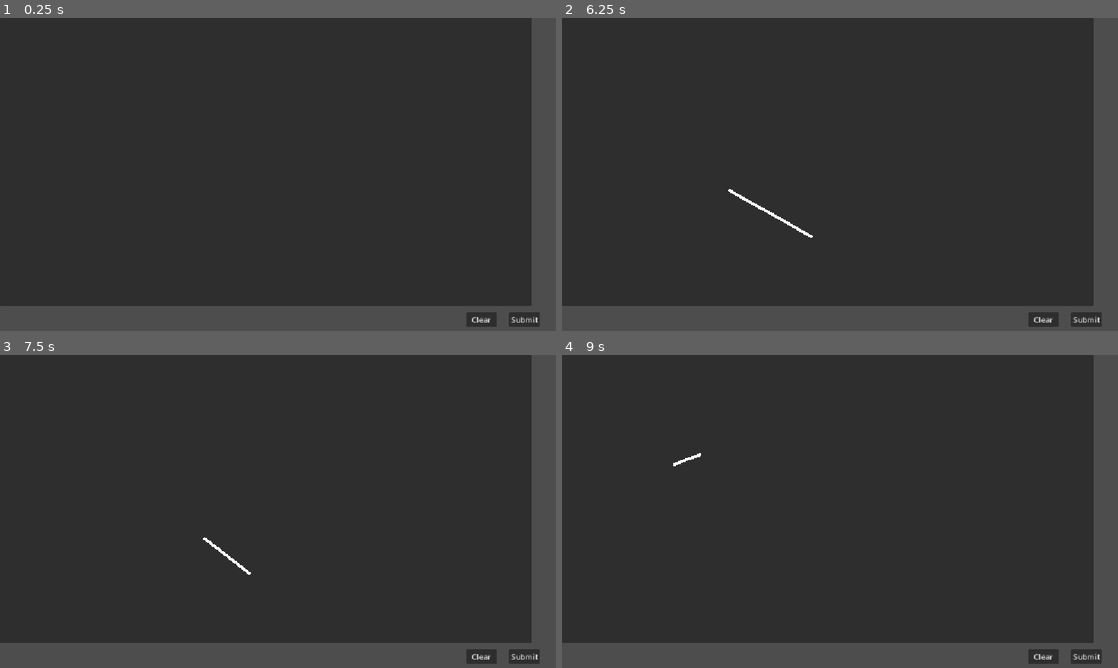
Above: before the commit, frames 1-4 (two rows, left to right).
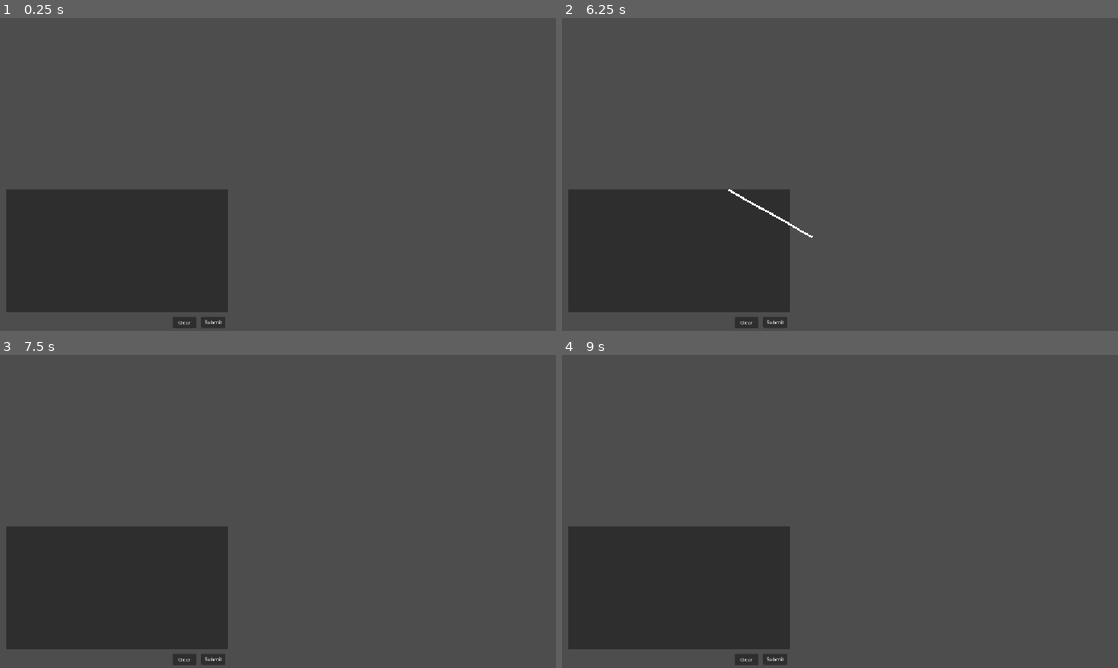
Above: after the commit, the same moments.

Repository: fishlis/SM2603-asm2
Game: Godot game, scene res://drawing_pad.tscn
The game is run twice, just before and just after one commit, with the same random seed, the same clock (stepped at 60 frames per second) and the same inputs. The project has no main scene, so this scene is started directly.
Inputs (mouse positions are in pixels of both pictures, inside the frame that each line leads up to):
- Up to frame 1 (0.25 s): no input
- Up to frame 2 (6.25 s): click "Submit" at 0.5 s; click "Clear" at 1.25 s; click "Submit" at 2 s; click "Clear" at 2.75 s; click "Submit" at 3.5 s; click "Clear" at 4.25 s; tap Enter at 5 s; drag from (840, 174) to (895, 105) at 5.02 s; tap Space at 5.75 s; drag from (728, 190) to (812, 237) at 5.77 s
- Up to frame 3 (7.5 s): tap Enter at 6.5 s; move the mouse to (333, 442) at 6.52 s; click (333, 442) at 6.67 s; tap Space at 7.25 s; drag from (250, 574) to (111, 464) at 7.27 s
- Up to frame 4 (9 s): tap Enter at 8 s; move the mouse to (1006, 558) at 8.02 s; click (1006, 558) at 8.17 s; tap Space at 8.75 s; drag from (673, 464) to (756, 433) at 8.77 s

The runs differ from the first frame. In frame 1, 75% of the frame differs, in the area x 0-97%, y 0-100%; in frame 2, 75%; in frame 3, 75%; in frame 4, 75%.

Commit message:
drawingpad-update-organized layout

Diff:
--- a/Inventory.tscn
+++ b/Inventory.tscn
@@ -1,6 +1,7 @@
 [gd_scene format=3 uid="uid://ddoh5m332l57h"]
 
 [ext_resource type="Script" uid="uid://dxq1qypxury3j" path="res://item_slot.gd" id="1_ki15f"]
+[ext_resource type="Script" uid="uid://bg68keqe78hq0" path="res://category_grid.gd" id="1_nwt7c"]
 [ext_resource type="Texture2D" uid="uid://j1lgb6kxie7p" path="res://Testing Assets/Icon1.png" id="2_nwt7c"]
 
 [node name="Inventory" type="Node" unique_id=1037336950]
@@ -24,18 +25,19 @@
 theme_override_constants/margin_right = 5
 theme_override_constants/margin_bottom = 5
 
-[node name="GridContainer" type="GridContainer" parent="CanvasLayer/Inventory" unique_id=2041039958]
+[node name="Category_grid" type="GridContainer" parent="CanvasLayer/Inventory" unique_id=2041039958]
 layout_mode = 2
 theme_override_constants/h_separation = 9
 theme_override_constants/v_separation = 8
 columns = 4
+script = ExtResource("1_nwt7c")
 
-[node name="ItemSlot" type="Panel" parent="CanvasLayer/Inventory/GridContainer" unique_id=2005584691]
+[node name="ItemSlot" type="Panel" parent="CanvasLayer/Inventory/Category_grid" unique_id=2005584691]
 custom_minimum_size = Vector2(60, 60)
 layout_mode = 2
 script = ExtResource("1_ki15f")
 
-[node name="Icon" type="TextureRect" parent="CanvasLayer/Inventory/GridContainer/ItemSlot" unique_id=1559356948]
+[node name="Icon" type="TextureRect" parent="CanvasLayer/Inventory/Category_grid/ItemSlot" unique_id=1559356948]
 layout_mode = 1
 anchors_preset = 15
 anchor_right = 1.0
@@ -46,12 +48,12 @@
 expand_mode = 1
 stretch_mode = 4
 
-[node name="ItemSlot2" type="Panel" parent="CanvasLayer/Inventory/GridContainer" unique_id=795177957]
+[node name="ItemSlot2" type="Panel" parent="CanvasLayer/Inventory/Category_grid" unique_id=795177957]
 custom_minimum_size = Vector2(60, 60)
 layout_mode = 2
 script = ExtResource("1_ki15f")
 
-[node name="Icon" type="TextureRect" parent="CanvasLayer/Inventory/GridContainer/ItemSlot2" unique_id=78297758]
+[node name="Icon" type="TextureRect" parent="CanvasLayer/Inventory/Category_grid/ItemSlot2" unique_id=78297758]
 layout_mode = 1
 anchors_preset = 15
 anchor_right = 1.0
@@ -61,12 +63,12 @@
 expand_mode = 1
 stretch_mode = 4
 
-[node name="ItemSlot3" type="Panel" parent="CanvasLayer/Inventory/GridContainer" unique_id=288009570]
+[node name="ItemSlot3" type="Panel" parent="CanvasLayer/Inventory/Category_grid" unique_id=288009570]
 custom_minimum_size = Vector2(60, 60)
 layout_mode = 2
 script = ExtResource("1_ki15f")
 
-[node name="Icon" type="TextureRect" parent="CanvasLayer/Inventory/GridContainer/ItemSlot3" unique_id=1131923290]
+[node name="Icon" type="TextureRect" parent="CanvasLayer/Inventory/Category_grid/ItemSlot3" unique_id=1131923290]
 layout_mode = 1
 anchors_preset = 15
 anchor_right = 1.0
@@ -76,12 +78,12 @@
 expand_mode = 1
 stretch_mode = 4
 
-[node name="ItemSlot4" type="Panel" parent="CanvasLayer/Inventory/GridContainer" unique_id=671077567]
+[node name="ItemSlot4" type="Panel" parent="CanvasLayer/Inventory/Category_grid" unique_id=671077567]
 custom_minimum_size = Vector2(60, 60)
 layout_mode = 2
 script = ExtResource("1_ki15f")
 
-[node name="Icon" type="TextureRect" parent="CanvasLayer/Inventory/GridContainer/ItemSlot4" unique_id=2132050251]
+[node name="Icon" type="TextureRect" parent="CanvasLayer/Inventory/Category_grid/ItemSlot4" unique_id=2132050251]
 layout_mode = 1
 anchors_preset = 15
 anchor_right = 1.0
--- /dev/null
+++ b/category_grid.gd
@@ -0,0 +1,22 @@
+extends GridContainer
+
+@onready var category_slots = {
+	"coffee": $ItemSlot,
+	"water": $ItemSlot2,
+	"syrup": $ItemSlot3,
+	"ice": $ItemSlot4,
+}
+
+func update_category_slot(category: String, item_name: String, item_color: Color, item_icon: Texture2D)-> void:
+	var slot = category_slots.get(category, null)
+	if slot and slot.has_method("set_slot_data"):
+		slot.set_slot_data(item_icon, item_color, item_name)
+
+# Called when the node enters the scene tree for the first time.
+func _ready() -> void:
+	pass # Replace with function body.
+
+
+# Called every frame. 'delta' is the elapsed time since the previous frame.
+func _process(delta: float) -> void:
+	pass
--- a/drawing_pad.gd
+++ b/drawing_pad.gd
@@ -1,14 +1,17 @@
 extends Control
 
+signal ingredient_added(category: String, item_name: String, item_color: Color, item_icon: Texture2D)
+
 const ITEM_DATA = {
-	"C": {"category": "coffee", "name": "Coffee", "icon": preload("res://assets/coffee_icons/espresso_cup.png")},
-	"W": {"category": "water",  "name": "Water", "icon": preload("res://assets/coffee_icons/americano_cup.png")},
-	"M": {"category": "water",  "name": "Milk",   "icon": preload("res://assets/coffee_icons/caramel_latte_cup.png")},
-	"V": {"category": "syrup",  "name": "Vanilla Syrup",  "icon": preload("res://assets/coffee_icons/vanilla_latte_cup.png")},
-	"K": {"category": "syrup",  "name": "Caramel Syrup",  "icon": preload("res://assets/coffee_icons/caramel_latte_cup.png")},
-	"H": {"category": "syrup",  "name": "Hazelnut Syrup", "icon": preload("res://assets/coffee_icons/hazelnut_latte_cup.png")},
-	"X": {"category": "syrup",  "name": "Chocolate",      "icon": preload("res://assets/coffee_icons/mocha_cup.png")},
-	"I": {"category": "ice",    "name": "Ice",    "icon": preload("res://assets/coffee_icons/ice.png")},
+	"C": {"category": "coffee", "name": "Coffee", "color": Color("8b5a2b"),"icon": preload("res://assets/coffee_icons/espresso_cup.png")},
+	"W": {"category": "water",  "name": "Water", "color": Color("7ec8e3"),"icon": preload("res://assets/coffee_icons/americano_cup.png")},
+	"M": {"category": "water",  "name": "Milk",   "color": Color("f5f5f5"),"icon": preload("res://assets/coffee_icons/caramel_latte_cup.png")},
+	"V": {"category": "syrup",  "name": "Vanilla Syrup",  "color": Color("f3e5ab"),"icon": preload("res://assets/coffee_icons/vanilla_latte_cup.png")},
+	"K": {"category": "syrup",  "name": "Caramel Syrup", "color": Color("ffa500"), "icon": preload("res://assets/coffee_icons/caramel_latte_cup.png")},
+	"H": {"category": "syrup",  "name": "Hazelnut Syrup","color": Color("c19a6b"), "icon": preload("res://assets/coffee_icons/hazelnut_latte_cup.png")},
+	"X": {"category": "syrup",  "name": "Chocolate",     "color": Color("6f4e37"), "icon": preload("res://assets/coffee_icons/mocha_cup.png")},
+	"I": {"category": "ice",    "name": "Ice",   "color": Color("bfefff"), "icon": preload("res://assets/coffee_icons/ice.png")},
+	"OM":{"category": "ice",	"name": "Oat Milk",	"color": Color("e6ccb2"),"icon": preload("res://assets/coffee_icons/oatmilk_latte_cup.png")}
 }
 
 @export var component_scene: PackedScene
@@ -101,6 +104,13 @@
 
 #spawning the corresponding letter code once it is recognised
 func spawn_component(code: String) -> void:
+	var info: Dictionary = ITEM_DATA.get(code,{})
+	var category: String = str(info.get("category" ,code))
+	var ingredient_name: String = str(info.get("name", code))
+	var ingredient_color: Color = info.get("color", Color.WHITE)
+	var ingredient_icon: Texture2D = info.get("icon", null)
+
+	ingredient_added.emit(category, ingredient_name, ingredient_color, ingredient_icon)
 	if component_scene == null:
 		print("Got: ", code, " - ", ITEM_DATA.get(code, ""))
 		return
@@ -115,8 +125,6 @@
 
 #referencing the componentName.gd function
 	if item.has_method("setup_component"):
-		var info: Dictionary = ITEM_DATA.get(code, {})
-		var ingredient_name: String = str(info.get("name", code))
 		item.setup_component(code, ingredient_name)
 
 # Wrong detections of drawing will be erased and the canvas bounce for feedback
--- a/drawing_pad.tscn
+++ b/drawing_pad.tscn
@@ -6,11 +6,15 @@
 [node name="DrawingPad" type="Control" unique_id=1888209856]
 custom_minimum_size = Vector2(400, 400)
 layout_mode = 3
-anchors_preset = 15
-anchor_right = 1.0
+anchors_preset = 2
+anchor_top = 1.0
 anchor_bottom = 1.0
-grow_horizontal = 2
-grow_vertical = 2
+offset_left = 12.0
+offset_top = -293.0
+offset_right = 749.3134
+offset_bottom = 136.85071
+grow_vertical = 0
+scale = Vector2(0.67, 0.67)
 script = ExtResource("1_x367w")
 component_scene = ExtResource("2_wqv57")
 threshold = 15.0
@@ -44,18 +48,18 @@
 
 [node name="SubmitButton" type="Button" parent="." unique_id=1292205306]
 layout_mode = 0
-offset_left = 1055.0
-offset_top = 609.0
-offset_right = 1118.0
-offset_bottom = 640.0
+offset_left = 604.47766
+offset_top = 392.5373
+offset_right = 679.0448
+offset_bottom = 426.56714
 text = "Submit"
 
 [node name="ClearButton" type="Button" parent="." unique_id=95249433]
 layout_mode = 0
-offset_left = 966.0
-offset_top = 609.0
-offset_right = 1029.0
-offset_bottom = 640.0
+offset_left = 516.4179
+offset_top = 392.5373
+offset_right = 590.0448
+offset_bottom = 428.0597
 text = "Clear"
 
 [connection signal="pressed" from="SubmitButton" to="." method="_on_submit_button_pressed"]
--- a/item_slot.gd
+++ b/item_slot.gd
@@ -1,21 +1,40 @@
 extends Panel
+
 @onready var icon: TextureRect = $Icon
+@onready var label: Label = $Label
 
+func set_slot_data(new_texture: Texture2D, new_color: Color, new_text: String)-> void:
+	if icon:
+		icon.texture = new_texture
+		icon.modulate = new_color
+	if label:
+		label.text = new_text
+		label.modulate = new_color
 func _get_drag_data(at_position: Vector2) -> Variant:
-	if icon.texture == null:
-		return
+	if icon.texture == null and (label == null or label.text == ""):
+		return null
 	var preview = duplicate()
 	set_drag_preview(preview)
-	return icon
+	return self
 
 func _can_drop_data(at_position: Vector2, data: Variant) -> bool:
-	return true
+	return data is Panel and data.has_node("Icon")
 
 func _drop_data(at_position: Vector2, data: Variant) -> void:
-	var tmp = icon.texture
-	icon.texture = data.texture
-	data.texture = tmp
+	var other_icon: TextureRect = data.get_nmode("Icon")
+	var tmp_tex = icon.texture
+	var tmp_mod = icon.modulate
 
+	icon.texture = other_icon.texture
+	icon.modulate = other_icon.modulate
+	other_icon.texture = tmp_tex
+	other_icon.modulate = tmp_mod
+
+	if label and data.has_node("Label"):
+		var other_label: Label = data.get_node("Label")
+		var tmp_txt = label.text
+		label.text = other_label.text
+		other_label.text = tmp_txt
 # Called when the node enters the scene tree for the first time.
 func _ready() -> void:
 	pass # Replace with function body.
--- /dev/null
+++ b/main.gd
@@ -0,0 +1,17 @@
+extends Node2D
+
+
+# Called when the node enters the scene tree for the first time.
+func _ready() -> void:
+	pass
+
+
+# Called every frame. 'delta' is the elapsed time since the previous frame.
+func _process(delta: float) -> void:
+	pass
+
+
+func _on_drawing_pad_ingredient_added(category: String, item_name: String, item_color: Color, item_icon: Texture2D) -> void:
+	var grid = $Inventory/CanvasLayer/Inventory/Category_grid
+	if grid and grid.has_method("update_category_slot"):
+		grid.update_category_slot(category, item_name, item_color, item_icon)
--- /dev/null
+++ b/main.tscn
@@ -0,0 +1,18 @@
+[gd_scene format=3 uid="uid://b2p11o4c8u0ys"]
+
+[ext_resource type="Script" uid="uid://cjmqvbd2dpavr" path="res://main.gd" id="1_h2yge"]
+[ext_resource type="PackedScene" uid="uid://b470ecygadt01" path="res://drawing_pad.tscn" id="2_1bvp3"]
+[ext_resource type="PackedScene" uid="uid://ddoh5m332l57h" path="res://Inventory.tscn" id="3_lquwl"]
+
+[node name="Main" type="Node2D" unique_id=274516228]
+script = ExtResource("1_h2yge")
+
+[node name="DrawingPad" parent="." unique_id=1888209856 instance=ExtResource("2_1bvp3")]
+offset_left = -2.0
+offset_top = 357.0
+offset_right = 757.7015
+offset_bottom = 792.8209
+
+[node name="Inventory" parent="." unique_id=1037336950 instance=ExtResource("3_lquwl")]
+
+[connection signal="ingredient_added" from="DrawingPad" to="." method="_on_drawing_pad_ingredient_added"]
Not shown, added: category_grid.gd.uid
Not shown, added: main.gd.uid
